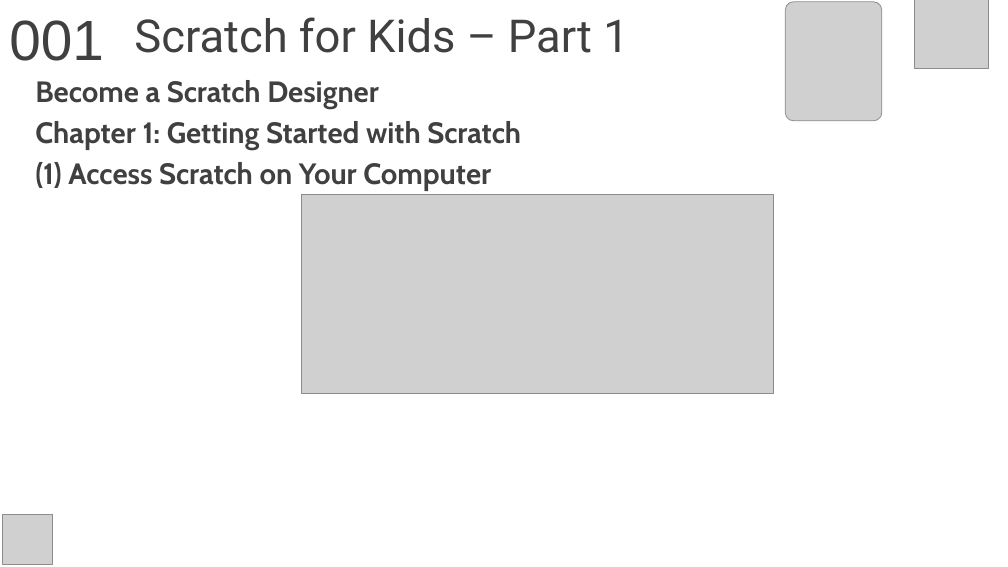
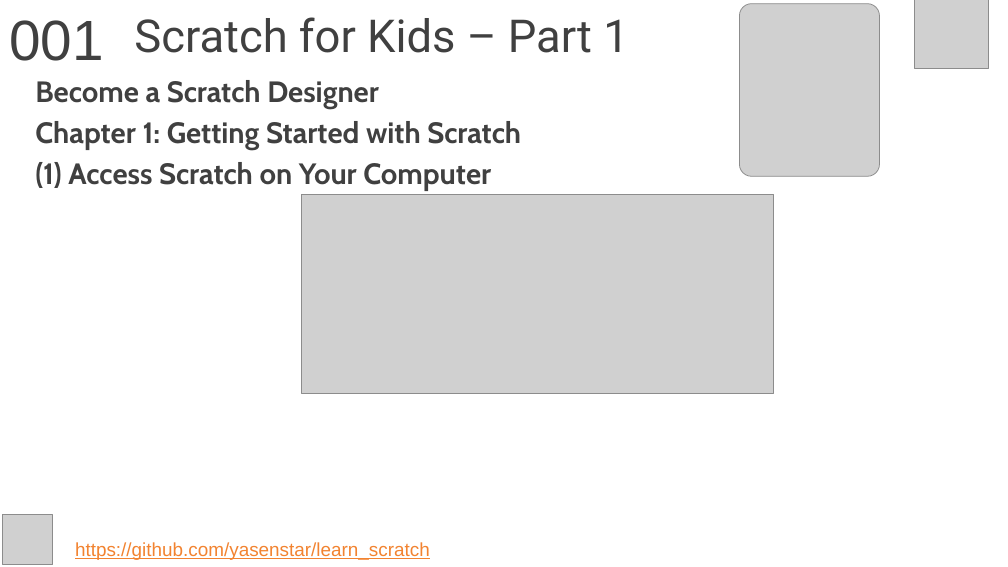
Before and after one commit to yasenstar/learn_scratch, a slide deck: slide 3 of scratch4kids/Scratch4Kids.pptx. Drawn at 1008x567 pixels with LibreOffice and Linux fonts; fonts in the diff are those of the drawing; grey boxes stand for pictures; background and template pictures are left out. Boxes give left, top, right and bottom in pixels: in the first picture for what was removed or moved away, otherwise in the second. Text is boxed around its words. In the diff, an @@ line names an element or a change of style, - is before the commit and + after.

```diff
--- a/scratch4kids/Scratch4Kids.pptx
+++ b/scratch4kids/Scratch4Kids.pptx
@@ picture: place and size @@
-picture at (786,2,882,120)
+picture at (740,4,879,176)
@@ text added at (75,542,430,560), 18 pt, text #F28330, underline @@
+https://github.com/yasenstar/learn_scratch
```
Also in this commit, not shown: 2 other slides changed, 2 slides added, 5 other files.
